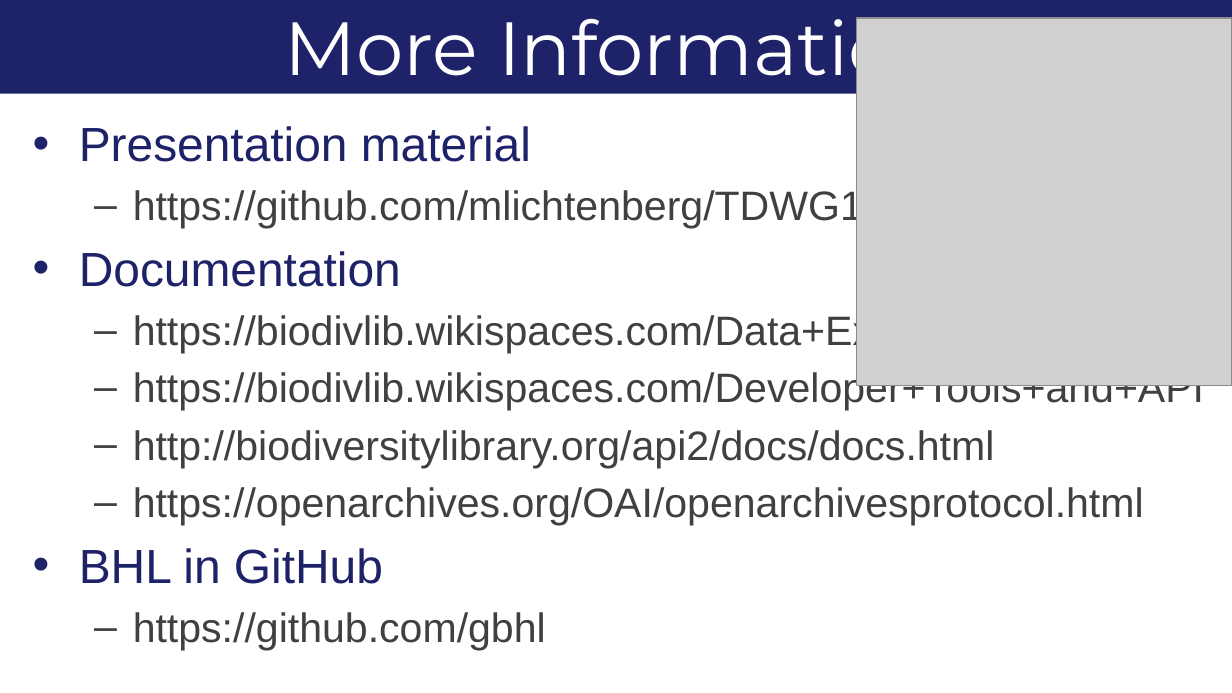
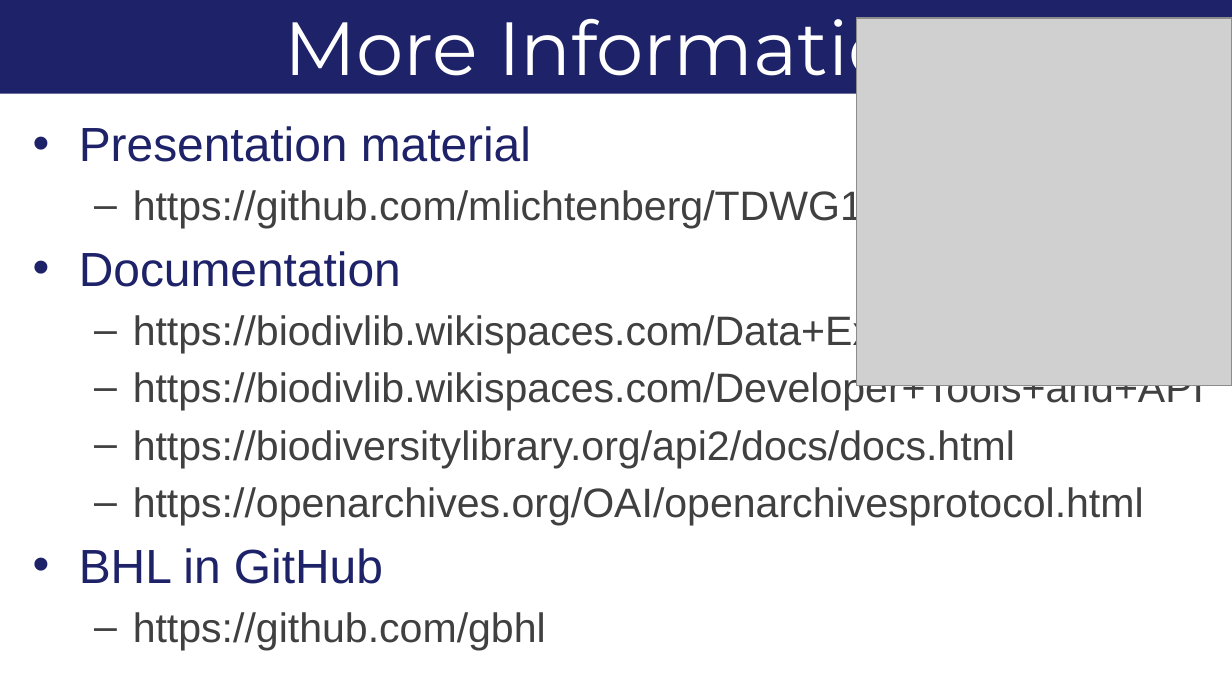
Before and after one commit to mlichtenberg/TDWG17, a slide deck: slide 18 of BallroomA_Wednesday_1100_Lichtenberg/BallroomA_Wednesday_1100_Lichtenberg.pptx. Drawn at 1232x693 pixels with LibreOffice and Linux fonts; fonts in the diff are those of the drawing; grey boxes stand for pictures; background and template pictures are left out. Boxes give left, top, right and bottom in pixels: in the first picture for what was removed or moved away, otherwise in the second. Text is boxed around its words. In the diff, an @@ line names an element or a change of style, - is before the commit and + after.

Commit message:
Updated http BHL links to be https

```diff
--- a/BallroomA_Wednesday_1100_Lichtenberg/BallroomA_Wednesday_1100_Lichtenberg.pptx
+++ b/BallroomA_Wednesday_1100_Lichtenberg/BallroomA_Wednesday_1100_Lichtenberg.pptx
@@ text at (133, 430, 1015, 468): text changed @@
-  – http://biodiversitylibrary.org/api2/docs/docs.html
+  – https://biodiversitylibrary.org/api2/docs/docs.html
```
Also in this commit, not shown: 2 other slides changed.
